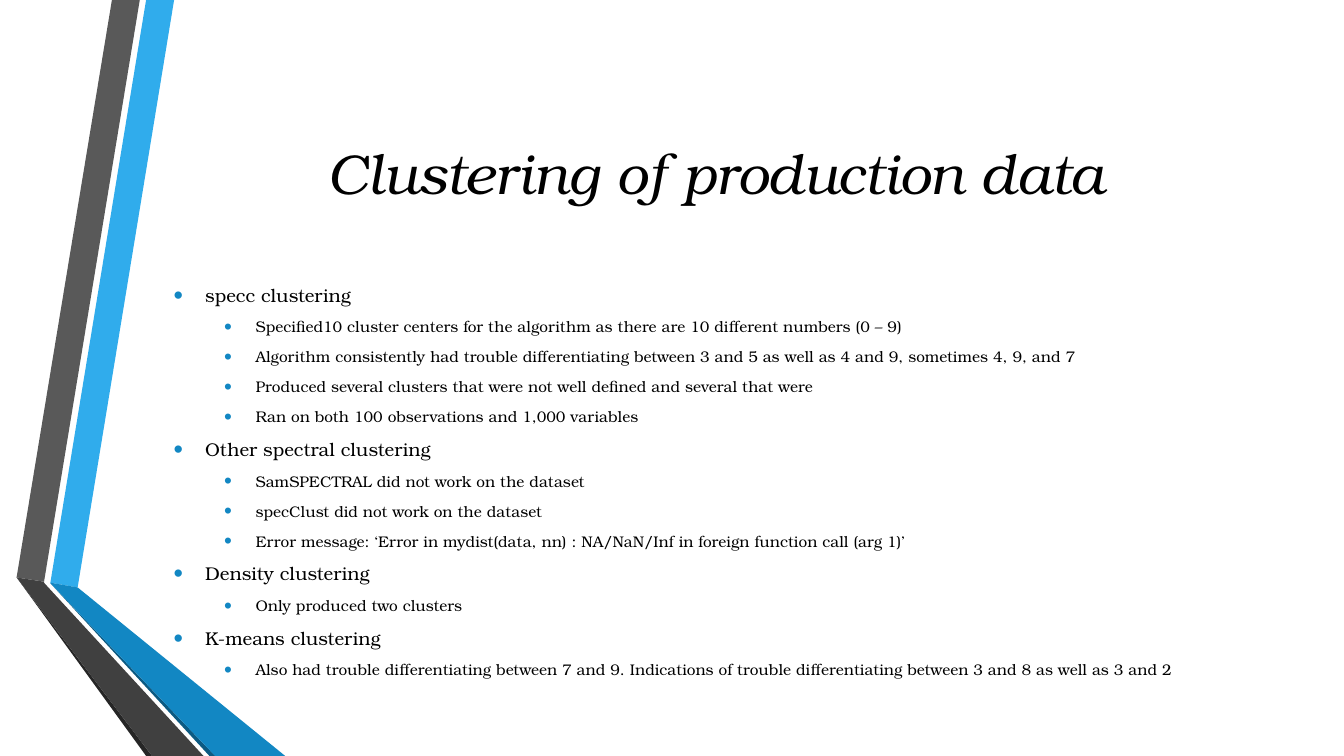
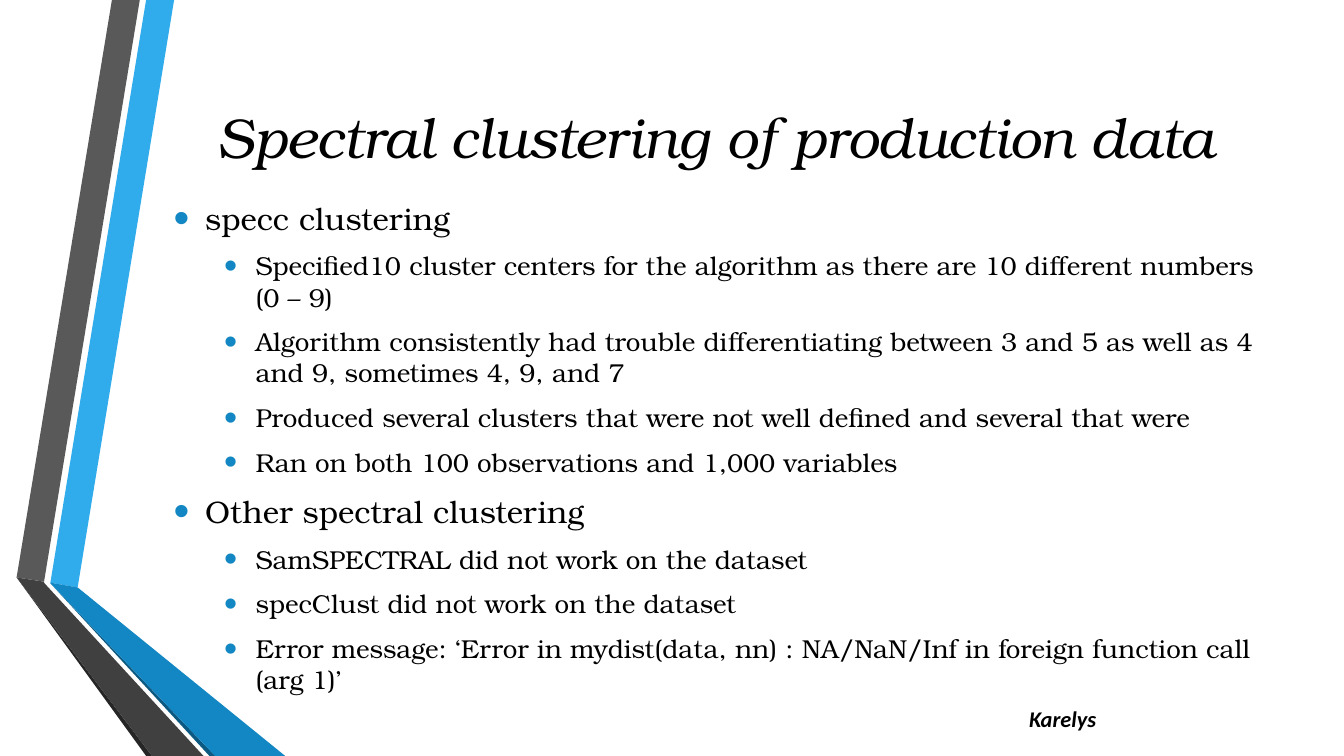
Before and after one commit to julielinx/Final-_Project, a slide deck: slide 10 of Presentation2.pptx (slide 4 before the commit). Drawn at 1344x756 pixels with LibreOffice and Linux fonts; fonts in the diff are those of the drawing; background and template pictures are left out. Boxes give left, top, right and bottom in pixels: in the first picture for what was removed or moved away, otherwise in the second. Text is boxed around its words. In the diff, an @@ line names an element or a change of style, - is before the commit and + after.

```diff
--- a/Presentation2.pptx
+++ b/Presentation2.pptx
@@ title at [217,118,1214,171]: text changed @@
-Clustering of production data
+Spectral clustering of production data
@@ text "specc clustering": place and size @@
-text "specc clustering" at [205,288,1172,679]
+text "specc clustering" at [205,207,1253,696]
@@ text "specc clustering" at [205,207,1253,696]: size 13.2 to 22.2 pt in "specc clustering", "Other spectral clustering"; size 11 to 18.5 pt; more space between paragraphs @@
@@ text at [205,566,1172,679]: paragraphs removed @@
-• Density clustering
-  • Only produced two clusters
-• K-means clustering
-  • Also had trouble differentiating between 7 and 9. Indications of trouble differentiating between 3 and 8 as well as 3 and 2
@@ text added at [1029,711,1096,731], 16 pt, text #000000, bold, italic @@
+Karelys
```
Also in this commit, not shown: 4 other slides changed, 9 slides added.
